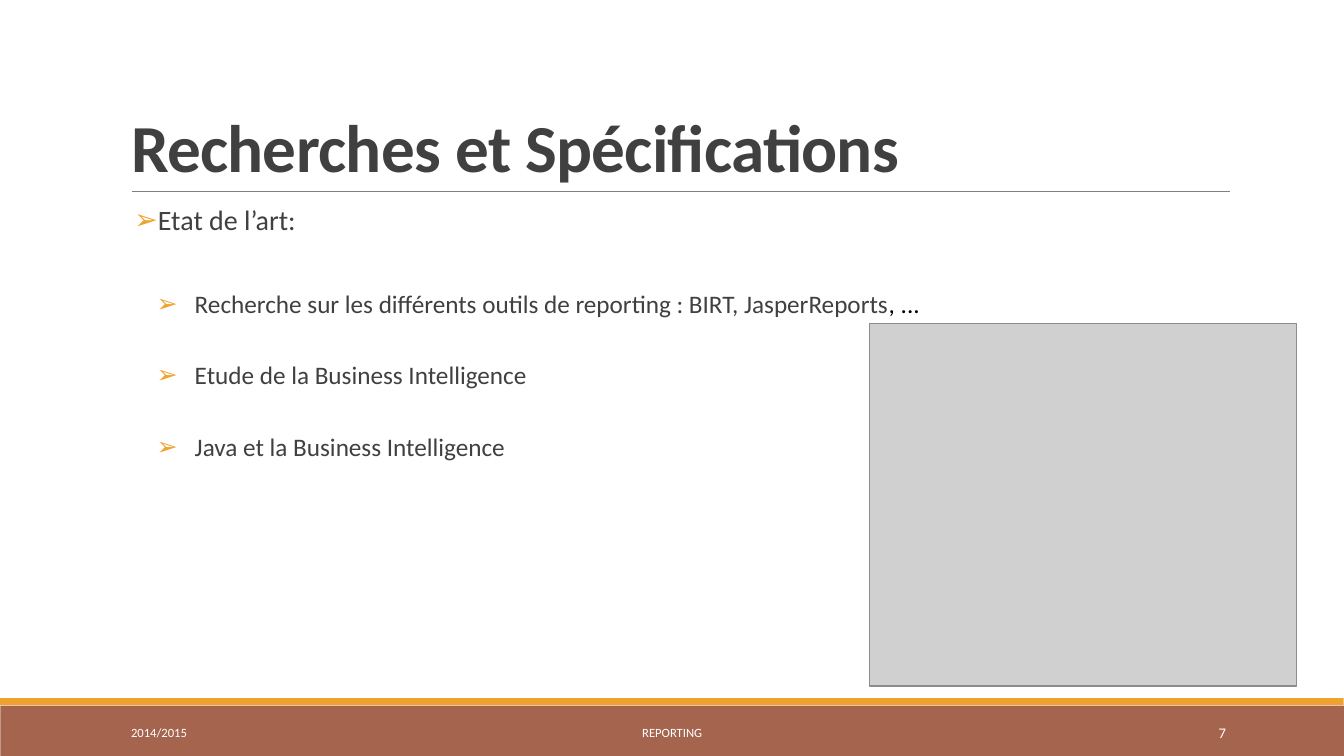
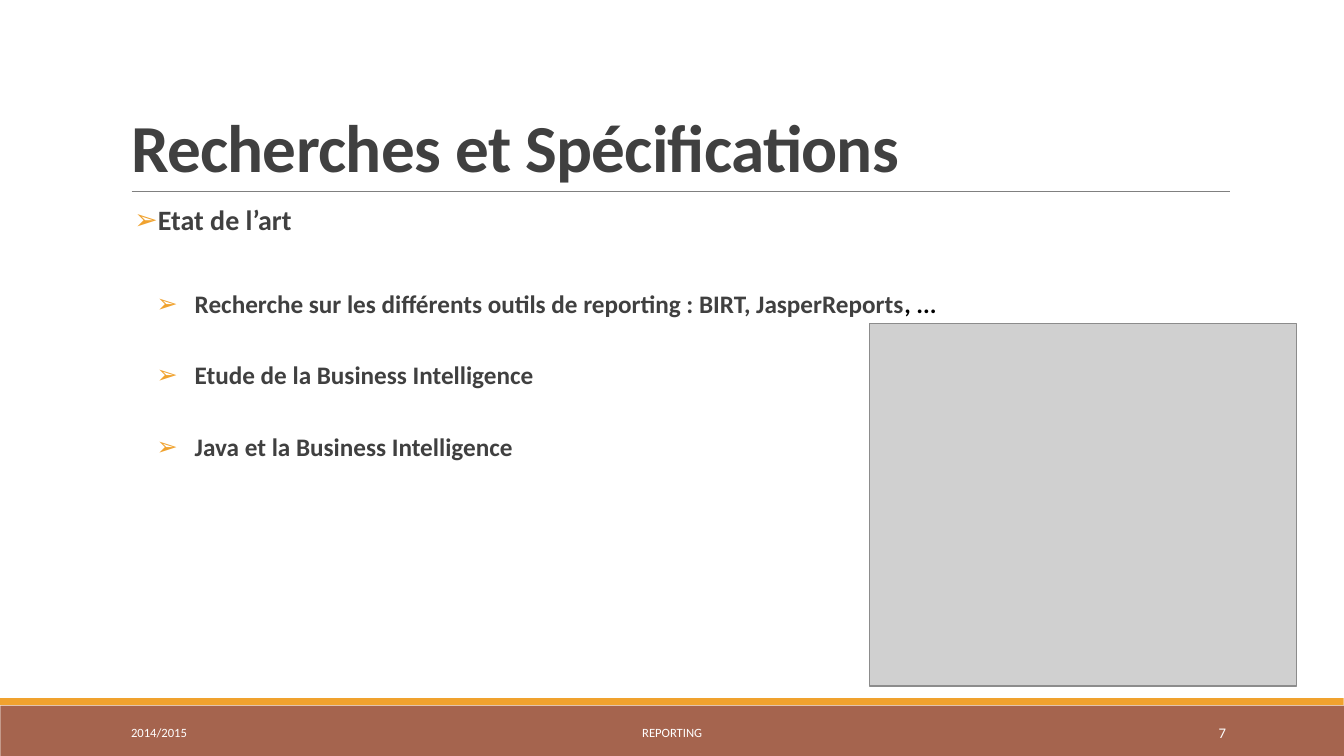
Before and after one commit to seddikouiss/data, a slide deck: slide 7 of RAPORT/Reporting_Presentation_V2.pptx. Drawn at 1344x756 pixels with LibreOffice and Linux fonts; fonts in the diff are those of the drawing; grey boxes stand for pictures. Boxes give left, top, right and bottom in pixels: in the first picture for what was removed or moved away, otherwise in the second. Text is boxed around its words. In the diff, an @@ line names an element or a change of style, - is before the commit and + after.

```diff
--- a/RAPORT/Reporting_Presentation_V2.pptx
+++ b/RAPORT/Reporting_Presentation_V2.pptx
@@ text at [158, 210, 292, 230]: text changed; bold on @@
-➢ Etat de l’art:
+➢ Etat de l’art
@@ text at [195, 295, 911, 461]: bold on @@
```
Also in this commit, not shown: 17 other slides changed, 1 other file.
